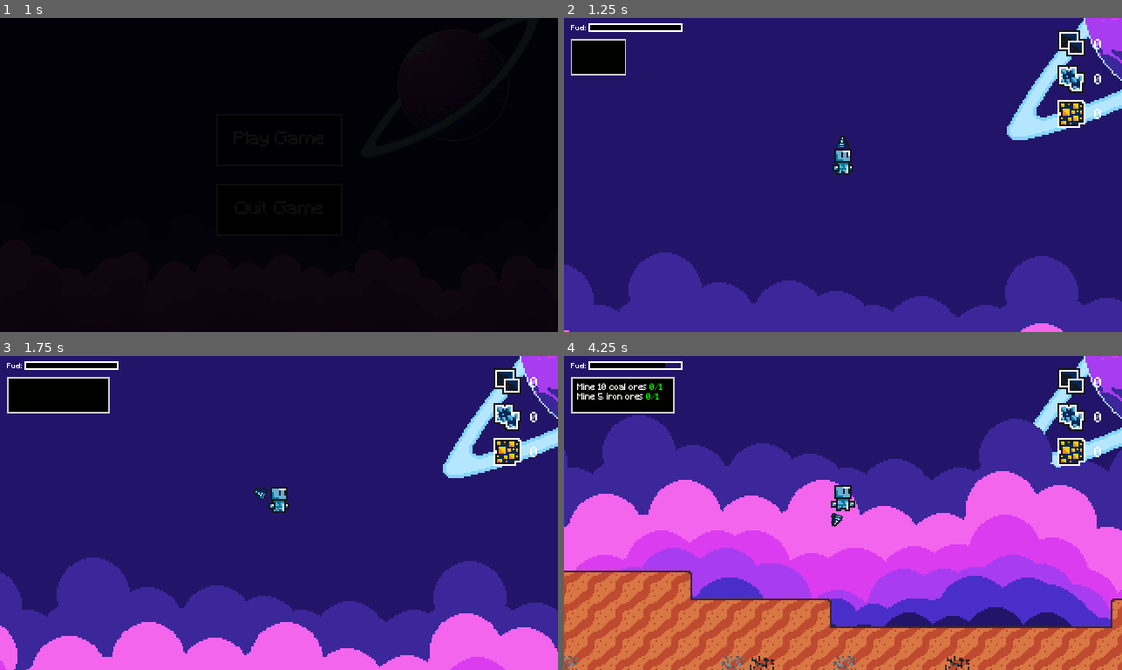
Above: before the commit, frames 1-4 (two rows, left to right).
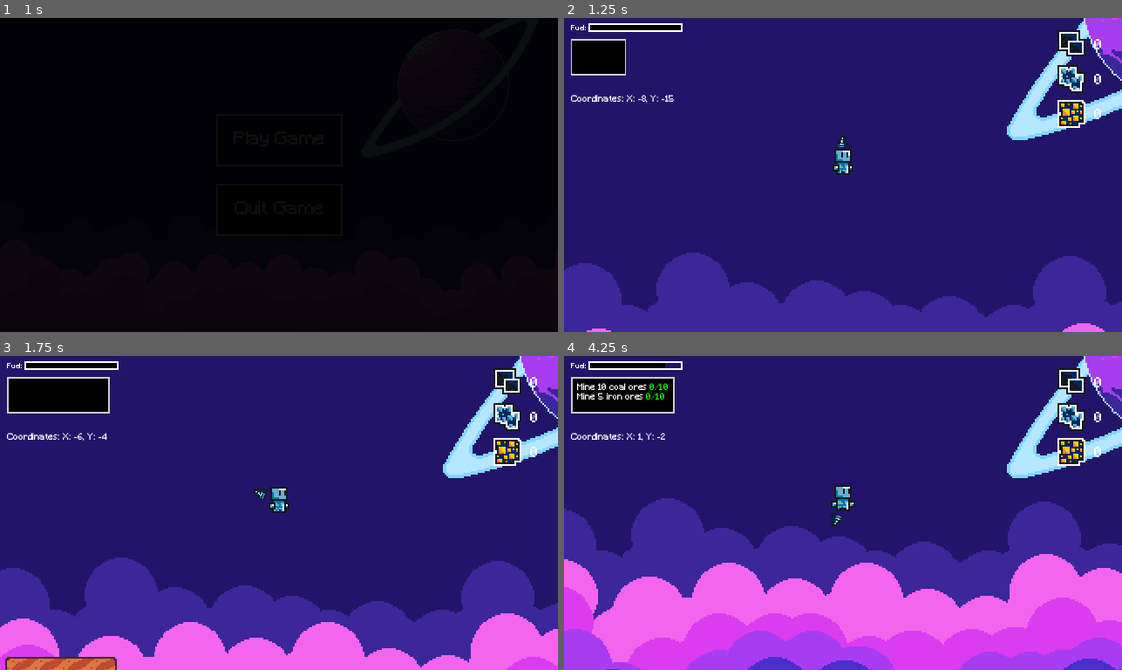
Above: after the commit, the same moments.

Repository: Renan-G-projec/A-Journey-Of-A-Robot
Game: Godot game, scene res://scenes/menu.tscn
Two runs of this game, one before a commit and one after it. Both use one fixed random seed, a clock stepped at 60 frames per second and the inputs below. The engine's default icon, where the game draws it, is replaced by a stand-in: a white triangle on a blue panel in a dark square.
Inputs (mouse positions are in pixels of both pictures, inside the frame that each line leads up to):
- Up to frame 1 (1 s): click "Play Game" at 0.5 s
- Up to frame 2 (1.25 s): no input
- Up to frame 3 (1.75 s): tap Enter at 1.25 s; move the mouse to (33, 393) at 1.27 s; hold D (GoRight) from 1.28 s (still down); tap E (Interact) at 1.35 s; click (33, 393) at 1.42 s; tap Up at 1.52 s
- Up to frame 4 (4.25 s): move the mouse to (731, 528) at 2.02 s; click (731, 528) at 2.1 s; tap Up at 2.27, 3.77 s; move the mouse to (898, 443) at 2.77 s; release D (GoRight) at 2.78 s; hold A (GoLeft) 2.78-3.53 s; hold Space (UseJetpack) 2.78-3.53 s; move the mouse to (815, 575) at 3.52 s; hold D (GoRight) from 3.53 s (still down); tap Alt at 3.6 s; click (815, 575) at 3.67 s

Frame 1 is identical in both runs. In frame 2, 5.4% of the frame differs, in the area x 0-100%, y 24-100%; in frame 3, 12%; in frame 4, 69%, in the area x 0-100%, y 8-100%.

Commit message:
feat: Merge branch 'Coordinate-System' and resolved conflicting changes. AMDG

Diff:
--- a/resources/initial_mission.tres
+++ b/resources/initial_mission.tres
@@ -6,13 +6,13 @@
 [sub_resource type="Resource" id="Resource_gy68k"]
 script = ExtResource("2_7kpql")
 content = "Mine 10 coal ores"
-maximum = 1
+maximum = 10
 metadata/_custom_type_script = "uid://cqc3miai3hcux"
 
 [sub_resource type="Resource" id="Resource_7kpql"]
 script = ExtResource("2_7kpql")
 content = "Mine 5 iron ores"
-maximum = 1
+maximum = 10
 metadata/_custom_type_script = "uid://cqc3miai3hcux"
 
 [resource]
--- a/scenes/game_ui.tscn
+++ b/scenes/game_ui.tscn
@@ -5,6 +5,8 @@
 [ext_resource type="PackedScene" uid="uid://d0c18hhbo0vr1" path="res://scenes/fuel_ui.tscn" id="2_u001w"]
 [ext_resource type="PackedScene" uid="uid://btutqnkv4hfmc" path="res://scenes/mission_ui.tscn" id="4_u2dgd"]
 [ext_resource type="Resource" uid="uid://ckfnpssy0lsnt" path="res://resources/initial_mission.tres" id="5_bt76a"]
+[ext_resource type="Script" uid="uid://bjxavj7xjt7t4" path="res://scripts/coord_ui.gd" id="6_djwj0"]
+[ext_resource type="FontFile" uid="uid://crac75pvc8fh1" path="res://fonts/Minecraft.ttf" id="6_e0pfi"]
 
 [node name="GameUI" type="CanvasLayer" unique_id=435670059]
 script = ExtResource("1_u001w")
@@ -27,13 +29,28 @@
 scale = Vector2(2, 2)
 
 [node name="MissionUI" parent="." unique_id=1778661354 instance=ExtResource("4_u2dgd")]
+anchor_top = 0.125
+anchor_bottom = 0.125
 offset_left = 8.0
-offset_top = 24.0
+offset_top = -21.0
 offset_right = 128.0
-offset_bottom = 66.0
+offset_bottom = 21.0
 text = "Grab 15 coal ores
 Grab 10 iron ores"
 current_mission = ExtResource("5_bt76a")
+
+[node name="CoordsUI" type="Label" parent="." unique_id=824360746]
+anchors_preset = -1
+anchor_top = 0.26000002
+anchor_bottom = 0.26000002
+offset_left = 8.0
+offset_top = -5.600006
+offset_right = 69.0
+offset_bottom = 5.399994
+theme_override_fonts/font = ExtResource("6_e0pfi")
+theme_override_font_sizes/font_size = 10
+text = "Coordinates:"
+script = ExtResource("6_djwj0")
 
 [node name="TransitionRect" type="ColorRect" parent="." unique_id=707873548]
 visible = false
--- a/scenes/main_game.tscn
+++ b/scenes/main_game.tscn
@@ -11,7 +11,8 @@
 
 [node name="Background" parent="." unique_id=1208497318 instance=ExtResource("3_0rdsr")]
 
-[node name="Map" parent="." unique_id=1104527884 instance=ExtResource("3_ipu61")]
+[node name="Map" parent="." unique_id=1104527884 node_paths=PackedStringArray("player") instance=ExtResource("3_ipu61")]
+player = NodePath("../Player")
 
 [node name="Player" parent="." unique_id=698178977 instance=ExtResource("3_d2op2")]
 position = Vector2(160, 0)
--- a/scenes/map.tscn
+++ b/scenes/map.tscn
@@ -435,3 +435,5 @@
 
 [node name="MainBase" parent="." unique_id=699425722 instance=ExtResource("2_2klcf")]
 visible = false
+
+[node name="Spawn" type="Marker2D" parent="." unique_id=1051603631]
--- /dev/null
+++ b/scripts/coord_ui.gd
@@ -0,0 +1,7 @@
+# Ad Maiorem Dei Gloriam!
+extends Label
+class_name CoordsUI
+
+
+func update_text(x: int, y: int) -> void:
+	text = "Coordinates: X: %d, Y: %d" % [x, y]
--- a/scripts/main_game.gd
+++ b/scripts/main_game.gd
@@ -6,6 +6,9 @@
 @onready var mission_ui: MissionUI = $GameUI/MissionUI
 @onready var fuel_ui: FuelUI = $GameUI/FuelUI
 @onready var jetpack: Jetpack = $Player/Jetpack
+@onready var coords_ui: CoordsUI = $GameUI/CoordsUI
+@onready var layer1: TileMapLayer = $Map/PlanetLayer1
+@onready var player: Player = $Player
 
 func _ready() -> void:
 	fuel_ui.set_jetpack(jetpack)
@@ -23,3 +26,11 @@
 
 	if initial_mission.is_completed():
 		get_tree().change_scene_to_file("res://scenes/menu.tscn")
+
+
+func _process(delta: float) -> void:
+
+	if layer1:
+		var relative_pos := layer1.to_local(player.global_position)
+		var current_pos := layer1.local_to_map(relative_pos)
+		coords_ui.update_text(current_pos.x, current_pos.y)
--- a/scripts/map.gd
+++ b/scripts/map.gd
@@ -2,8 +2,10 @@
 class_name Map
 extends Node2D
 
+@export var player: Player
+@onready var spawn: Marker2D = $Spawn
 @onready var layer: TileMapLayer = $PlanetLayer1
-@onready var ore: TileMapLayer= $OreLayer1
+@onready var ore: TileMapLayer = $OreLayer1
 
 # Ore loading
 @onready var coal: InventoryItem = preload("res://resources/coal_ore.tres")
@@ -62,7 +64,9 @@
 	fast_noise_lite.seed = randi()
 	layer.clear()
 	generateMap()
-	create_bainbase()
+	if player and spawn:
+		player.global_position = spawn.global_position
+	# create_mainbase()
 
 # The root function, which starts the game
 func generateMap() -> void:
@@ -76,11 +80,47 @@
 
 	var tiles_to_place: Array[Vector2i] = []
 
-	for x in range (world_width):
-
-		var current_top := top_wall + 4 * fast_noise_lite.get_noise_1d(x*0.05)
-		var bottom_noise := fast_noise_lite.get_noise_1d((x*25)+500)
-		var current_bottom := top_wall + min_body_thickness + int(bottom_noise * spike_height)
+	for x in range(world_width/(-2)+55, world_width/(2)-55):
+
+		var current_top: int = top_wall
+		var bottom_noise := fast_noise_lite.get_noise_1d((x*25)+500)
+		var current_bottom: int = top_wall + min_body_thickness + int(bottom_noise * spike_height)
+
+		for y in range(current_top, current_bottom):
+			tiles_to_place.push_back(Vector2i(x, y))
+
+	for x in range (world_width/(-2)+25, world_width/(-2)+55):
+
+		var current_top: int = top_wall + int(14 * fast_noise_lite.get_noise_1d(x*0.05))
+		var bottom_noise := fast_noise_lite.get_noise_1d((x*25)+500)
+		var current_bottom: int = top_wall + min_body_thickness + int(bottom_noise * spike_height)
+
+		for y in range(current_top, current_bottom):
+			tiles_to_place.push_back(Vector2i(x, y))
+
+	for x in range (world_width/(-2), world_width/(-2)+25):
+
+		var current_top: int = top_wall + int(28 * fast_noise_lite.get_noise_1d(x*0.05))
+		var bottom_noise := fast_noise_lite.get_noise_1d((x*25)+500)
+		var current_bottom: int = top_wall + min_body_thickness + int(bottom_noise * spike_height)
+
+		for y in range(current_top, current_bottom):
+			tiles_to_place.push_back(Vector2i(x, y))
+
+	for x in range (world_width/(2)-55, world_width/(2)-25):
+
+		var current_top: int = top_wall + int(14 * fast_noise_lite.get_noise_1d(x*0.05))
+		var bottom_noise := fast_noise_lite.get_noise_1d((x*25)+500)
+		var current_bottom: int = top_wall + min_body_thickness + int(bottom_noise * spike_height)
+
+		for y in range(current_top, current_bottom):
+			tiles_to_place.push_back(Vector2i(x, y))
+
+	for x in range (world_width/(2)-25, world_width/(2)):
+
+		var current_top: int = top_wall + int(20 * fast_noise_lite.get_noise_1d(x*0.05))
+		var bottom_noise := fast_noise_lite.get_noise_1d((x*25)+500)
+		var current_bottom: int = top_wall + min_body_thickness + int(bottom_noise * spike_height)
 
 		for y in range(current_top, current_bottom):
 			tiles_to_place.push_back(Vector2i(x, y))
@@ -88,51 +128,64 @@
 	layer.set_cells_terrain_connect(tiles_to_place, 0, 0)
 
 	var tiles_placed: int = tiles_to_place.size()
-	return int(tiles_placed)
+
+	print("Total tiles placed: ", tiles_placed)
+	return tiles_placed
 
 # Get the data ready, before calling placeOres
-func generateOre (updated_tiles_placed:int) -> void:
+func generateOre(updated_tiles_placed: int) -> void:
 
 	print("generateOre")
 	print("tiles_placed: ", updated_tiles_placed)
 
-	var coal_tiles: int = roundi(updated_tiles_placed * coal_frequency )
-	var iron_tiles: int = roundi(updated_tiles_placed * iron_frequency )
-	print("Coal Tiles: ", coal_tiles )
-	print("Iron Tiles: ", iron_tiles )
-	placeOres(coal_tiles, Vector2i(0,0))
-	placeOres(iron_tiles, Vector2i(1,0))
+	var coal_tiles: int = roundi(updated_tiles_placed * coal_frequency)
+	var iron_tiles: int = roundi(updated_tiles_placed * iron_frequency)
+	print("Coal Tiles: ", coal_tiles)
+	print("Iron Tiles: ", iron_tiles)
+
+	var valid_tiles: Array[Vector2i] = []
+	for x in range(world_width/(-2)+55, world_width/(2)-55):
+		for y in range(top_wall + 3, max_world_y):
+			var coord := Vector2i(x, y)
+			if layer.get_cell_source_id(coord) != -1 and ore.get_cell_source_id(coord) == -1:
+				valid_tiles.push_back(coord)
+
+	for x in range(world_width/(-2), world_width/(-2)+55):
+		for y in range(top_wall, max_world_y):
+			var coord := Vector2i(x, y)
+			if layer.get_cell_source_id(coord) != -1 and ore.get_cell_source_id(coord) == -1:
+				valid_tiles.push_back(coord)
+
+	for x in range(world_width/(2)-55, world_width/(+2)):
+		for y in range(top_wall, max_world_y):
+			var coord := Vector2i(x, y)
+			if layer.get_cell_source_id(coord) != -1 and ore.get_cell_source_id(coord) == -1:
+				valid_tiles.push_back(coord)
+
+	valid_tiles.shuffle()
+
+	placeOres(coal_tiles, Vector2i(0,0), valid_tiles)
+	placeOres(iron_tiles, Vector2i(1,0), valid_tiles)
 
 # Actually Places The Ores on The Map
-func placeOres(ore_tiles:int, index: Vector2i) -> void:
+func placeOres(ore_tiles: int, index: Vector2i, valid_tiles: Array[Vector2i]) -> void:
 	print("PlaceOres")
-
-	var rng := RandomNumberGenerator.new()
-
-	for i in range(ore_tiles):
-		var is_empty: bool = true
-		while is_empty:
-			var random_cord := Vector2i(rng.randi_range(1,world_width - 1), rng.randi_range(top_wall+2 ,max_world_y))
-			print("Random Coordiante", random_cord)
-			if layer.get_cell_source_id(random_cord) != -1:
-				print("Tile Exists ")
-				ore.set_cell(random_cord, 1, index)
-				is_empty = false
-
-			else:
-				print("Tile Does Not Exist")
-				is_empty = true
+	var placed := 0
+	while placed < ore_tiles and valid_tiles.size() > 0:
+		var target_coord: Vector2i = valid_tiles.pop_back()
+		ore.set_cell(target_coord, 1, index)
+		placed += 1
 
 # Creates openings in the map, to make it feel unstable
-func removeTiles (tiles_placed:int)	-> int:
-	var rng := RandomNumberGenerator.new()
+func removeTiles(tiles_placed: int) -> int:
 	var tiles_removed: int = 0
-	for x in range (1,world_width - 1):
-		for y in range(top_wall + 3,max_world_y):
-			var coords := Vector2i(x,y)
+
+	for x in range(world_width/(-2)+55, world_width/(2)-55):
+		for y in range(top_wall + 3, max_world_y):
+			var coords := Vector2i(x, y)
 
 			if layer.get_cell_source_id(coords) != -1:
-				var noise_val := fast_noise_lite.get_noise_2d(x,y)
+				var noise_val := fast_noise_lite.get_noise_2d(x, y)
 
 				if noise_val > empty_tile_frequency:
 					layer.set_cells_terrain_connect([coords], 0, -1)
@@ -141,6 +194,37 @@
 					continue
 			else:
 				continue
+
+	for x in range((world_width/-2), (world_width/-2)+55):
+		for y in range(top_wall, max_world_y):
+			var coords := Vector2i(x, y)
+
+			if layer.get_cell_source_id(coords) != -1:
+				var noise_val := fast_noise_lite.get_noise_2d(x, y)
+
+				if noise_val > empty_tile_frequency:
+					layer.set_cells_terrain_connect([coords], 0, -1)
+					tiles_removed = tiles_removed + 1
+				else:
+					continue
+			else:
+				continue
+
+	for x in range((world_width/2)-55, (world_width/2)):
+		for y in range(top_wall, max_world_y):
+			var coords := Vector2i(x, y)
+
+			if layer.get_cell_source_id(coords) != -1:
+				var noise_val := fast_noise_lite.get_noise_2d(x, y)
+
+				if noise_val > empty_tile_frequency:
+					layer.set_cells_terrain_connect([coords], 0, -1)
+					tiles_removed = tiles_removed + 1
+				else:
+					continue
+			else:
+				continue
+
 	var updated_tiles_placed := tiles_placed - tiles_removed
 	return updated_tiles_placed
 
@@ -156,7 +240,7 @@
 	return null
 
 # Creates the mainbase itself
-func create_bainbase() -> void:
+func create_mainbase() -> void:
 	var start_x: int = (world_width/2)
 	var start_y: int = top_wall + 1
 
Not shown, added: public/v1_screenshot.png.import
Not shown, added: scripts/coord_ui.gd.uid
